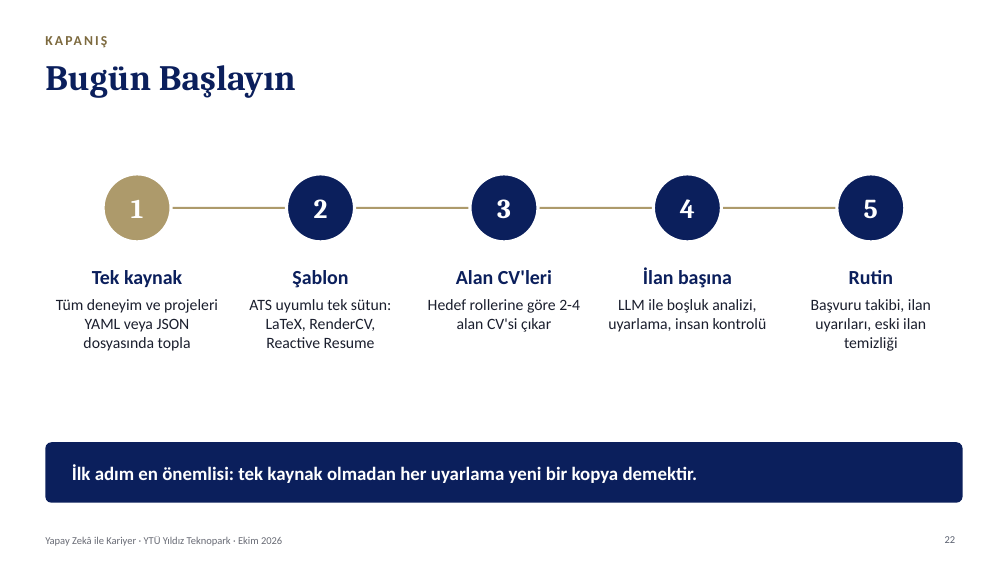
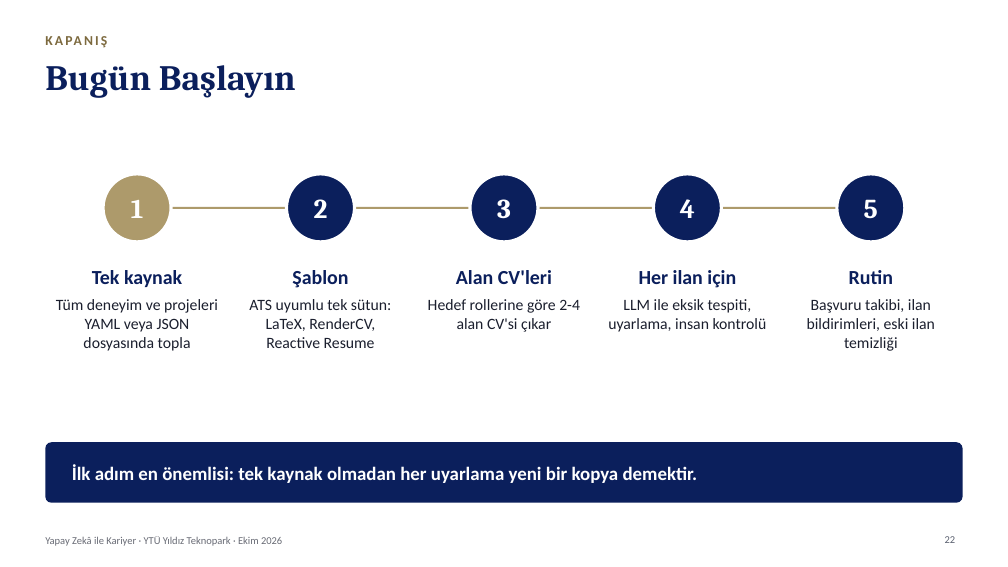
Before and after one commit to kaayra2000/kurslar, a slide deck: slide 22 of sunum/sunum.pptx. Drawn at 1008x567 pixels with LibreOffice and Linux fonts; fonts in the diff are those of the drawing; background and template pictures are left out. Boxes give left, top, right and bottom in pixels: in the first picture for what was removed or moved away, otherwise in the second. Text is boxed around its words. In the diff, an @@ line names an element or a change of style, - is before the commit and + after.

```diff
--- a/sunum/sunum.pptx
+++ b/sunum/sunum.pptx
@@ text at bbox=[608, 270, 767, 332]: text changed @@
-İlan başına
-LLM ile boşluk analizi, uyarlama, insan kontrolü
+Her ilan için
+LLM ile eksik tespiti, uyarlama, insan kontrolü
@@ text at bbox=[807, 299, 935, 351]: text changed @@
-Başvuru takibi, ilan uyarıları, eski ilan temizliği
+Başvuru takibi, ilan bildirimleri, eski ilan temizliği
```
Also in this commit, not shown: 17 other slides changed, 3 other files.
